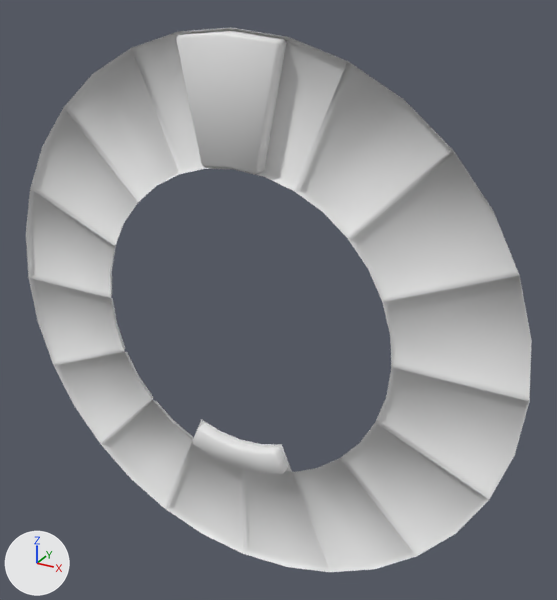
An edit to the Blender file vongott/Assets/Mesh/UI/menus.blend, drawn before and after from the same camera.
Both versions are drawn from a 50 mm lens placed at (12.99, -20.68, 11.81), pointed at (1.07, 0.98, 0.98). The lights are fixed; the arrows at lower left show +X, +Y and +Z. The same objects are shown in both versions, whatever each file hides.

Names of what the first picture shows: 'inventory_btn_action', 'inventory_btn_slot', 'inventory_rim'.
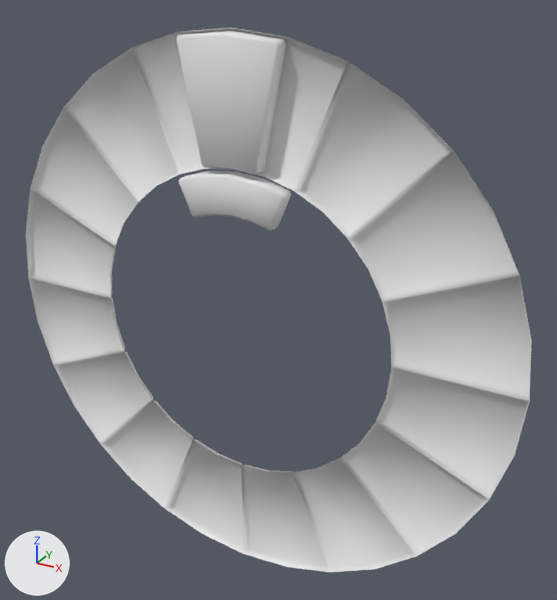
What differs and where, as boxes (x1, y1, x2, y2) in the pictures (557 x 600 px; the box of a moved part takes in the faces that stretch with it):
'inventory_btn_action', reshaped, turned: before (192, 424, 288, 474); after (179, 171, 291, 231)
part 1 of me_circle_019, deleted: before (199, 419, 292, 472)
part 2 of me_circle_022, moved or reshaped: before (192, 424, 288, 474); after (179, 174, 291, 231)

The edits, one by one:
me_circle_022 has 20 vertices, 12 faces and spans x -2.05..2.05, y -0.4..0.2, z -5.6..-4.34.
me_circle_022 is used by ob_inventory_btn_action; location (0.0, 0.0, 0.0).
me_circle_022 part 2: all 10 vertices in x -1.69..1.69, y -0.4..0.2, z -4.66..-4.34 are scaled about the mesh origin by 0.9.
me_circle_019 is used by ob_inventory_rim; location (0.0, 0.0, 0.0).
me_circle_019 had 175 vertices, 126 faces and spanned x -10.0..10.0, y 0.0..0.2, z -10.0..10.0.
me_circle_019 now has 160 vertices, 112 faces and spans x -10.0..10.0, y 0.0..0.2, z -10.0..10.0.
Part 1, on me_circle_019:
15 vertices are removed from x -2.0..2.0, y 0.0, z -5.6..-4.2.
14 faces are deleted.
Object 'inventory_btn_action' (ob_inventory_btn_action) turns from (0, 0, 0) to (0, 180, 0) degrees about x, y and z.
